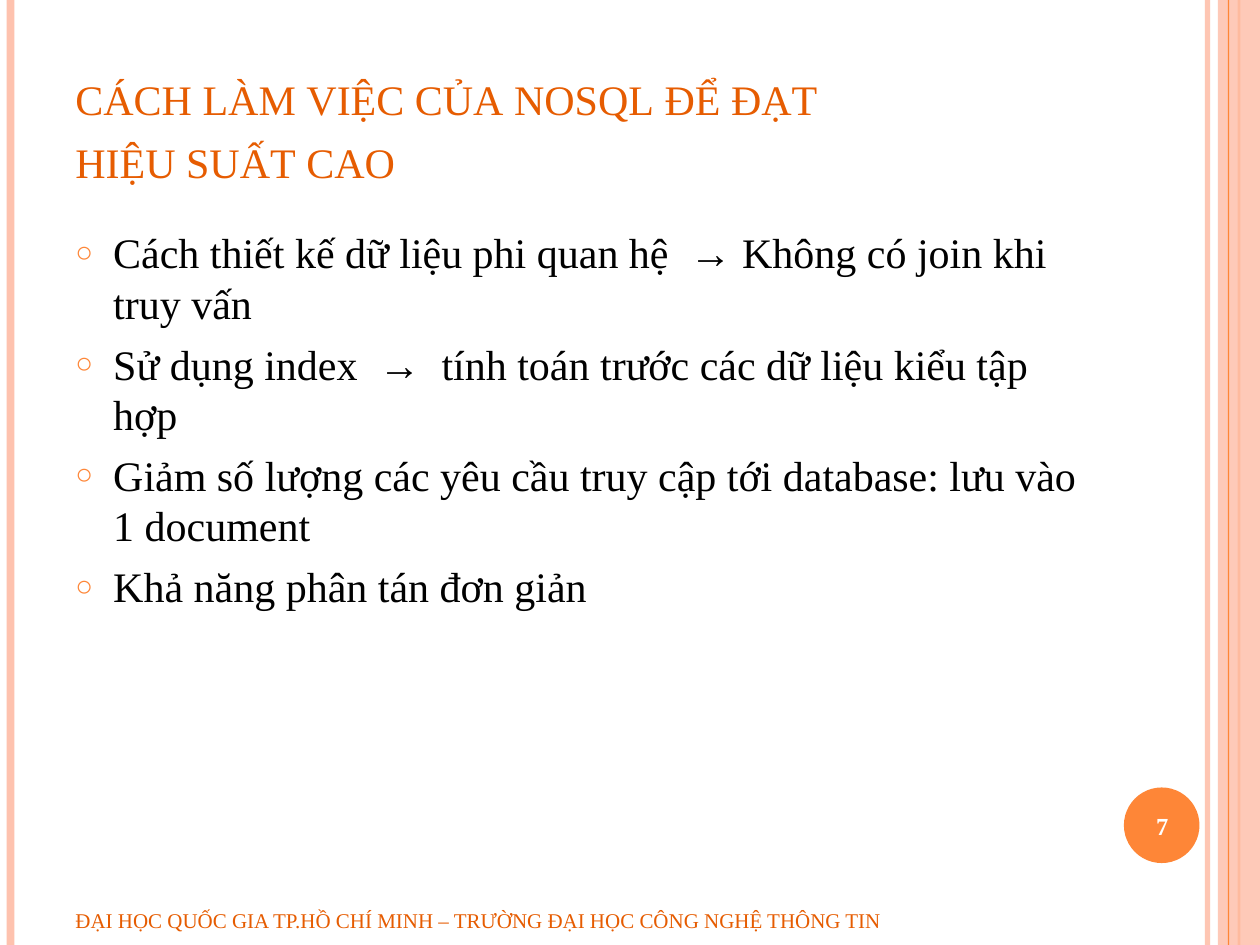
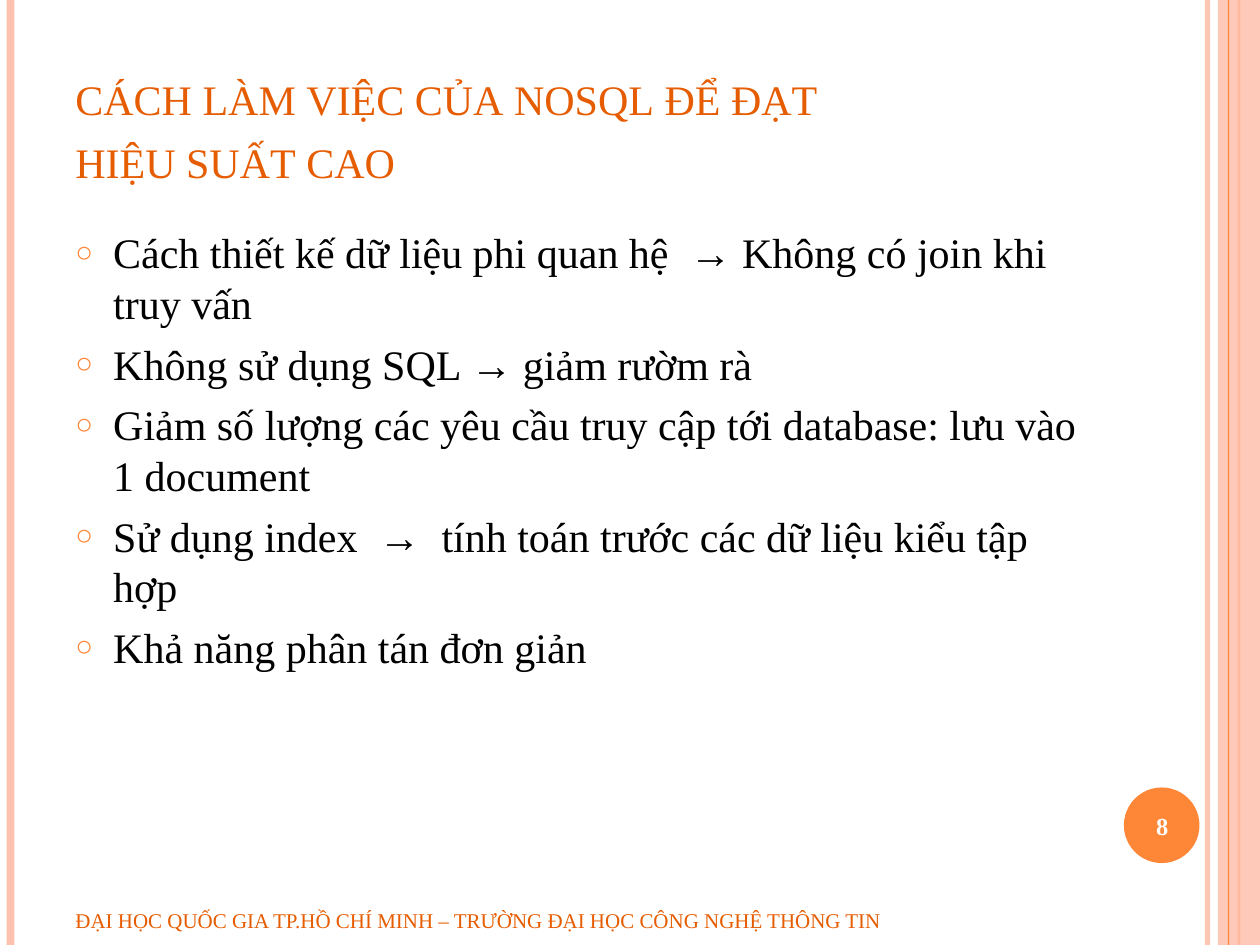
Before and after one commit to geovip/nosqlravendbuit, a slide deck: slide 8 of Document/slide bao cao.pptx (slide 7 before the commit). Drawn at 1260x945 pixels with LibreOffice and Linux fonts; fonts in the diff are those of the drawing; background and template pictures are left out. Boxes give left, top, right and bottom in pixels: in the first picture for what was removed or moved away, otherwise in the second. Text is boxed around its words. In the diff, an @@ line names an element or a change of style, - is before the commit and + after.

```diff
--- a/Document/slide bao cao.pptx
+++ b/Document/slide bao cao.pptx
@@ text at box(113, 350, 1076, 492): paragraphs added @@
+○ Không sử dụng SQL → giảm rườm rà
+○ Giảm số lượng các yêu cầu truy cập tới database: lưu vào 1 document
@@ text at box(113, 460, 1076, 542): paragraph removed @@
-○ Giảm số lượng các yêu cầu truy cập tới database: lưu vào 1 document
@@ page number at box(1156, 818, 1168, 835): text changed @@
-7
+8
```
Also in this commit, not shown: 6 other slides changed, 10 slides added.
